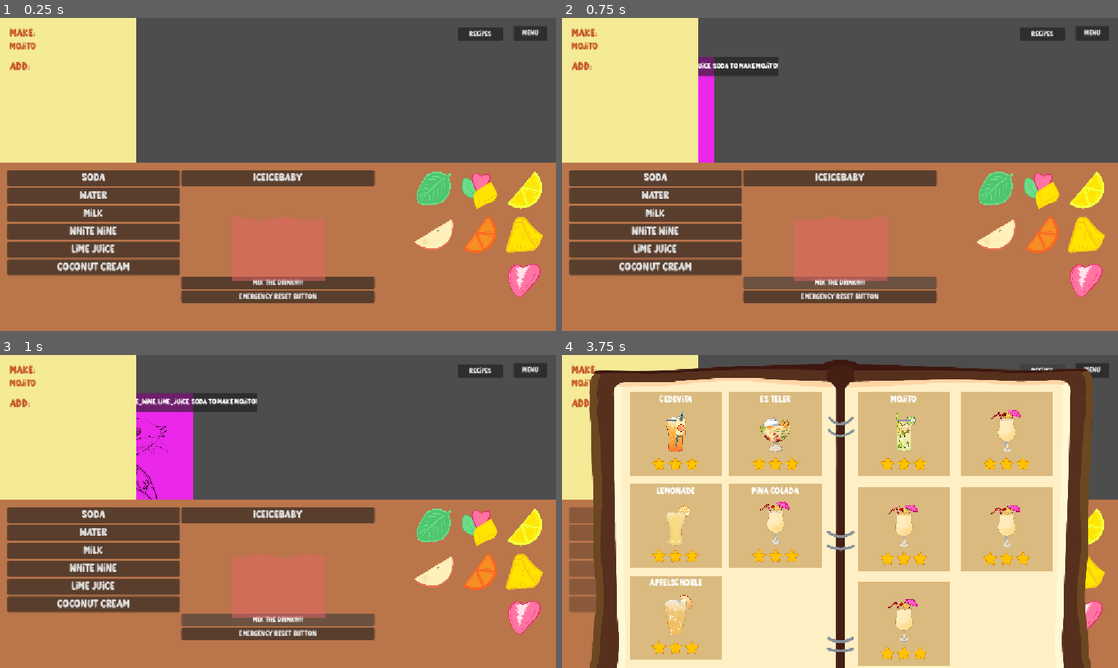
Above: before the commit, frames 1-4 (two rows, left to right).
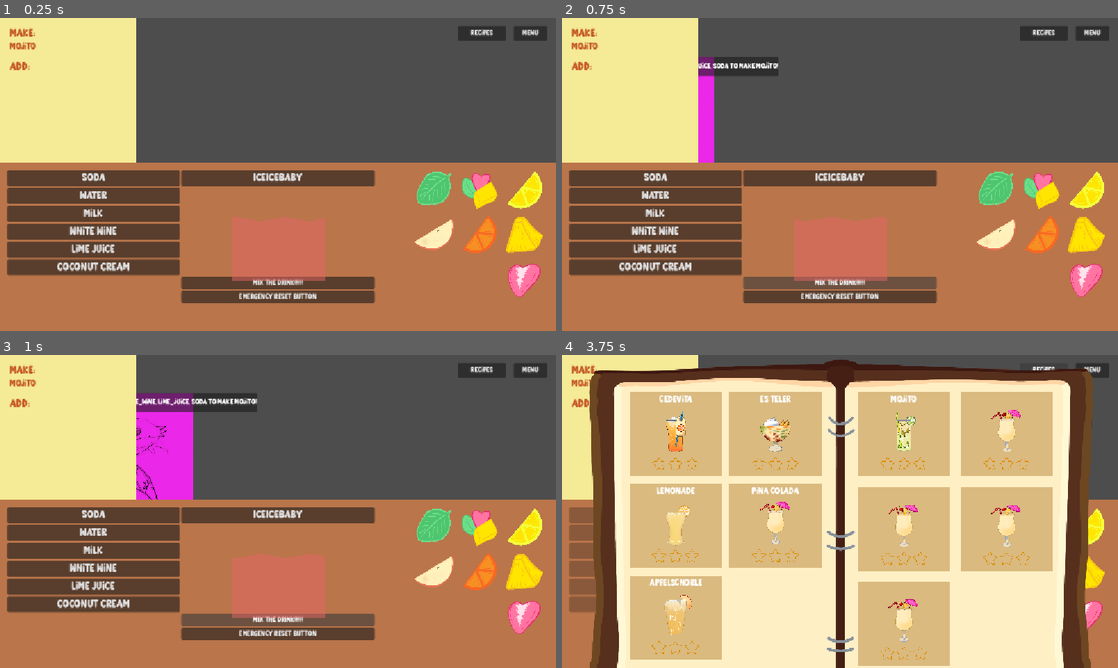
Above: after the commit, the same moments.

Repository: scumpiest/scammy-drink
Game: Godot game, scene res://scenes/crafting/counter_ui.tscn
The game is run twice, just before and just after one commit, with the same random seed, the same clock (stepped at 60 frames per second) and the same inputs. The engine's default icon, where the game draws it, is replaced by a stand-in: a white triangle on a blue panel in a dark square.
Inputs:
- Up to frame 1 (0.25 s): no input
- Up to frame 2 (0.75 s): click "MIX THE DRINK!!!!!!" at 0.5 s
- Up to frame 3 (1 s): no input
- Up to frame 4 (3.75 s): click "Soda" at 1.25 s; click "Water" at 2 s; click "Milk" at 2.75 s; click "Recipes" at 3.5 s

The runs differ from the first frame. In frame 1, 0.1% of the frame differs, in the area x 82-91%, y 2-8%; in frame 2, 0.1%; in frame 3, 0.1%; in frame 4, 1.3%, in the area x 16-89%, y 3-98%.

Commit message:
feat: initial stars implementation

Diff:
--- a/scenes/crafting/counter_ui.tscn
+++ b/scenes/crafting/counter_ui.tscn
@@ -59,8 +59,8 @@
 [node name="RecipeButton" type="Button" parent="." unique_id=1168115412]
 layout_mode = 0
 offset_left = 949.0
-offset_top = 20.0
-offset_right = 1042.0
+offset_top = 16.0
+offset_right = 1048.0
 offset_bottom = 47.0
 text = "Recipes"
 
--- a/scenes/crafting/notes.gd
+++ b/scenes/crafting/notes.gd
@@ -15,7 +15,7 @@
 
 	drink_name.update_from_order(order_data["recipe_key"])
 
-	update_ingredients(order_data["ingredients"])
+	update_ingredients(order_data["ingredients"], random_chance)
 
 
 func get_order_data() -> Dictionary:
@@ -31,7 +31,7 @@
 	}
 
 
-func update_ingredients(real_ingredients: Array) -> void:
+func update_ingredients(real_ingredients: Array, chance: float) -> void:
 	var inventory_keys: Array = GameManager.inventory.keys()
 
 	var ingredient_lines: Array[MarginContainer] = [ingredient1, ingredient2, ingredient3]
@@ -39,7 +39,7 @@
 	for i in ingredient_lines.size():
 		var ingredient: String = ""
 		var random_ingredient: String = ""
-		if randf() < 0.5:
+		if randf() < chance:
 			random_ingredient = inventory_keys[randi_range(0, inventory_keys.size() - 1)]
 			if not real_ingredients.has(random_ingredient):
 				ingredient = random_ingredient
--- a/scenes/customers/crabby.gd
+++ b/scenes/customers/crabby.gd
@@ -31,7 +31,7 @@
 		request = ""
 
 ## Handles the crafting failed signal, showing the missing ingredients in the chat bubble.
-func _on_crafting_failed(_missing_ingredients) -> void:
+func _on_crafting_failed(_missing_ingredients, _total_missing_ingredients) -> void:
 	if _missing_ingredients != []:
 		var ingredients_str = ", ".join(_missing_ingredients)
 		chat_bubble.text = "You're missing ingredients: " + ingredients_str + " to make " + request + "!"
--- a/scenes/ui/recipe_book.tscn
+++ b/scenes/ui/recipe_book.tscn
@@ -50,26 +50,26 @@
 theme_override_constants/v_separation = 16
 columns = 2
 
-[node name="Panel" parent="CenterContainer/MarginContainer/HBoxContainer/GridContainer" unique_id=1287656366 instance=ExtResource("2_at7yq")]
+[node name="Cedevita" parent="CenterContainer/MarginContainer/HBoxContainer/GridContainer" unique_id=1287656366 instance=ExtResource("2_at7yq")]
 layout_mode = 2
 new_name = "Cedevita"
 new_sprite = ExtResource("3_fts6g")
 
-[node name="Panel2" parent="CenterContainer/MarginContainer/HBoxContainer/GridContainer" unique_id=253644735 instance=ExtResource("2_at7yq")]
+[node name="EsTeler" parent="CenterContainer/MarginContainer/HBoxContainer/GridContainer" unique_id=253644735 instance=ExtResource("2_at7yq")]
 layout_mode = 2
 new_name = "Es Teler"
 new_sprite = ExtResource("4_fts6g")
 
-[node name="Panel3" parent="CenterContainer/MarginContainer/HBoxContainer/GridContainer" unique_id=1855719380 instance=ExtResource("2_at7yq")]
+[node name="Lemonade" parent="CenterContainer/MarginContainer/HBoxContainer/GridContainer" unique_id=1855719380 instance=ExtResource("2_at7yq")]
 layout_mode = 2
 new_name = "Lemonade"
 new_sprite = ExtResource("5_smri7")
 
-[node name="Panel4" parent="CenterContainer/MarginContainer/HBoxContainer/GridContainer" unique_id=1615912949 instance=ExtResource("2_at7yq")]
+[node name="PinaColada" parent="CenterContainer/MarginContainer/HBoxContainer/GridContainer" unique_id=1615912949 instance=ExtResource("2_at7yq")]
 layout_mode = 2
 new_name = "Pina Colada"
 
-[node name="Panel5" parent="CenterContainer/MarginContainer/HBoxContainer/GridContainer" unique_id=1433224932 instance=ExtResource("2_at7yq")]
+[node name="Apfelschorle" parent="CenterContainer/MarginContainer/HBoxContainer/GridContainer" unique_id=1433224932 instance=ExtResource("2_at7yq")]
 layout_mode = 2
 new_name = "Apfelschorle"
 new_sprite = ExtResource("6_smri7")
@@ -80,7 +80,7 @@
 theme_override_constants/v_separation = 22
 columns = 2
 
-[node name="Panel" parent="CenterContainer/MarginContainer/HBoxContainer/GridContainer2" unique_id=1936858861 instance=ExtResource("2_at7yq")]
+[node name="Mojito" parent="CenterContainer/MarginContainer/HBoxContainer/GridContainer2" unique_id=1936858861 instance=ExtResource("2_at7yq")]
 layout_mode = 2
 new_name = "Mojito"
 new_sprite = ExtResource("7_ac8ls")
--- a/scenes/ui/recipe_drink.gd
+++ b/scenes/ui/recipe_drink.gd
@@ -2,10 +2,36 @@
 
 @onready var drink_name: Label = $VBoxContainer/MarginContainer2/DrinkName
 @onready var drink_sprite: TextureRect = $VBoxContainer/DrinkSprite
+@onready var star1_filled: TextureRect = $VBoxContainer/MarginContainer/HBoxContainer/MarginContainer/Star1Filled
+@onready var star1_empty: TextureRect = $VBoxContainer/MarginContainer/HBoxContainer/MarginContainer/Star1Empty
+@onready var star2_filled: TextureRect = $VBoxContainer/MarginContainer/HBoxContainer/MarginContainer3/Star2Filled
+@onready var star2_empty: TextureRect = $VBoxContainer/MarginContainer/HBoxContainer/MarginContainer3/Star2Empty
+@onready var star3_filled: TextureRect = $VBoxContainer/MarginContainer/HBoxContainer/MarginContainer2/Star3Filled
+@onready var star3_empty: TextureRect = $VBoxContainer/MarginContainer/HBoxContainer/MarginContainer2/Star3Empty
 
 @export var new_name: String
 @export var new_sprite: Texture
 
+
 func _ready() -> void:
+	GameManager.crafting_failed.connect(_on_crafting_failed)
+	GameManager.crafting_complete.connect(_on_crafting_complete)
 	drink_name.text = new_name
 	drink_sprite.texture = new_sprite
+
+
+func _on_crafting_complete(_recipe_key) -> void:
+	star1_filled.visible = true
+	star2_filled.visible = true
+	star3_filled.visible = true
+
+
+func _on_crafting_failed(_missing_ingredients, _total_missing_ingredients) -> void:
+	match _total_missing_ingredients:
+		1:
+			star1_filled.visible = true
+			star2_filled.visible = true
+		2:
+			star1_filled.visible = true
+		3:
+			pass
--- a/scenes/ui/recipe_drink.tscn
+++ b/scenes/ui/recipe_drink.tscn
@@ -52,6 +52,7 @@
 layout_mode = 2
 
 [node name="Star1Filled" type="TextureRect" parent="VBoxContainer/MarginContainer/HBoxContainer/MarginContainer" unique_id=1249755921]
+visible = false
 custom_minimum_size = Vector2(30, 30)
 layout_mode = 2
 size_flags_horizontal = 3
@@ -71,6 +72,7 @@
 layout_mode = 2
 
 [node name="Star2Filled" type="TextureRect" parent="VBoxContainer/MarginContainer/HBoxContainer/MarginContainer3" unique_id=212637369]
+visible = false
 custom_minimum_size = Vector2(30, 30)
 layout_mode = 2
 size_flags_horizontal = 3
@@ -90,6 +92,7 @@
 layout_mode = 2
 
 [node name="Star3Filled" type="TextureRect" parent="VBoxContainer/MarginContainer/HBoxContainer/MarginContainer2" unique_id=2088616222]
+visible = false
 custom_minimum_size = Vector2(30, 30)
 layout_mode = 2
 size_flags_horizontal = 3
--- a/scripts/dialogue_bank.gd
+++ b/scripts/dialogue_bank.gd
@@ -18,7 +18,7 @@
 	"confident_my_drink?": "Hey, soooo, who’s this drink for?",
 	"confident_wrong_ingredient": "Cause last time I checked I was the only one in here and the {old_item} you just put in there does not go into the drink I ordered!",
 	"confident_no_ice": "Because I just saw you put some Ice in there even though I especially ordered a drink without Ice!",
-	"confident_right_drink": "yeah, I don´t think you put {new item} in there yet, so you either do it now or this bar is gonna get a 1-Star rating!",
+	"confident_right_drink": "yeah, I don´t think you put {new_item} in there yet, so you either do it now or this bar is gonna get a 1-Star rating!",
 
 	"nerd_my_drink?": "Excuse me!",
 	"nerd_wrong_ingredient": "So, I don’t want to be mean at all, but u know that mixing {old_item} in there leaves you with a weird taste, right?",
--- a/scripts/game_manager.gd
+++ b/scripts/game_manager.gd
@@ -2,16 +2,28 @@
 
 signal crafting_complete(recipe_key: String)
 signal crafting_wrong(recipe_key: String)
-signal crafting_failed(missing_ingredients: Array)
+signal crafting_failed(missing_ingredients: Array, total_missing_ingredients: int)
 
 var inventory: Dictionary = {
-	"soda": 1, "milk": 1, "ice": 1, "water": 1, "white_wine": 1,
-	"lime_juice": 1, "coconut_cream": 1, "mixed_fruits": 1,
-	"orange": 1, "pineapple": 1, "lemon": 1, "apple": 1,
-	"mint": 1, "strawberry": 1}
+	"soda": 1,
+	"milk": 1,
+	"ice": 1,
+	"water": 1,
+	"white_wine": 1,
+	"lime_juice": 1,
+	"coconut_cream": 1,
+	"mixed_fruits": 1,
+	"orange": 1,
+	"pineapple": 1,
+	"lemon": 1,
+	"apple": 1,
+	"mint": 1,
+	"strawberry": 1,
+}
 
 var recipe_orders: Array = []
 var missing_ingredients: Array = []
+
 
 func update_inventory(item: String, quantity: int):
 	if inventory.has(item):
@@ -22,13 +34,16 @@
 	if inventory[item] <= 0:
 		inventory.erase(item)
 
+
 ## Adds a random recipe to the recipe orders.
 func add_recipe_order():
 	var new_recipe = CraftingRecipe.get_random_recipe()
 	recipe_orders.append(new_recipe)
 
+
 func get_order() -> String:
 	return recipe_orders[0]
+
 
 ## Compares the crafting ingredients against the recipe ingredients and returns the comparison result.
 func _compare_ingredients(crafting_ingredients: Dictionary, recipe_ingredients: Dictionary) -> Dictionary:
@@ -61,5 +76,6 @@
 				return key
 
 		missing_ingredients = match_ingredients["missing_in_a"]
-		crafting_failed.emit(missing_ingredients)
+		var total_missing_ingredients = missing_ingredients.size()
+		crafting_failed.emit(missing_ingredients, total_missing_ingredients)
 		return ""
